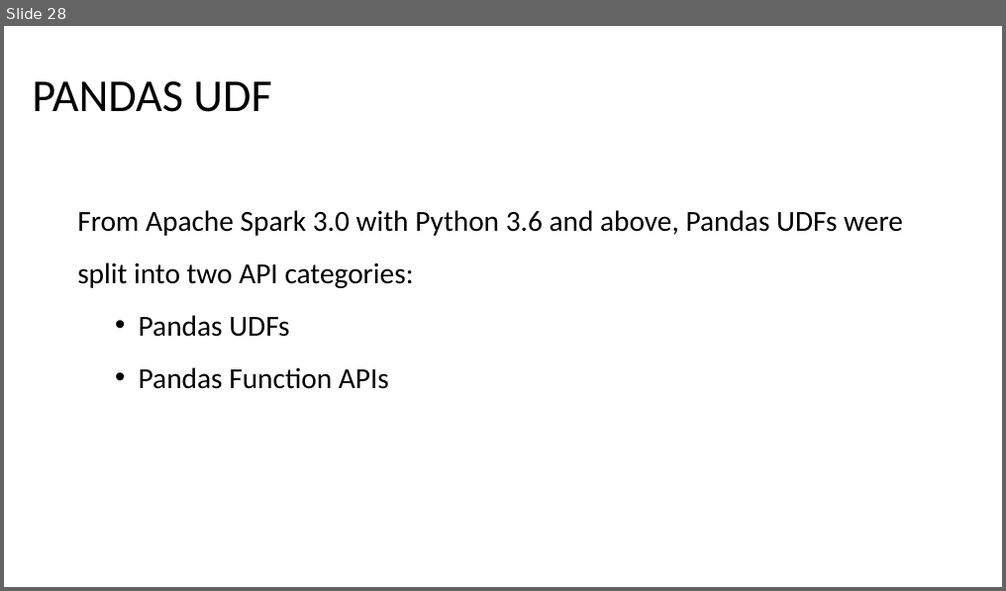
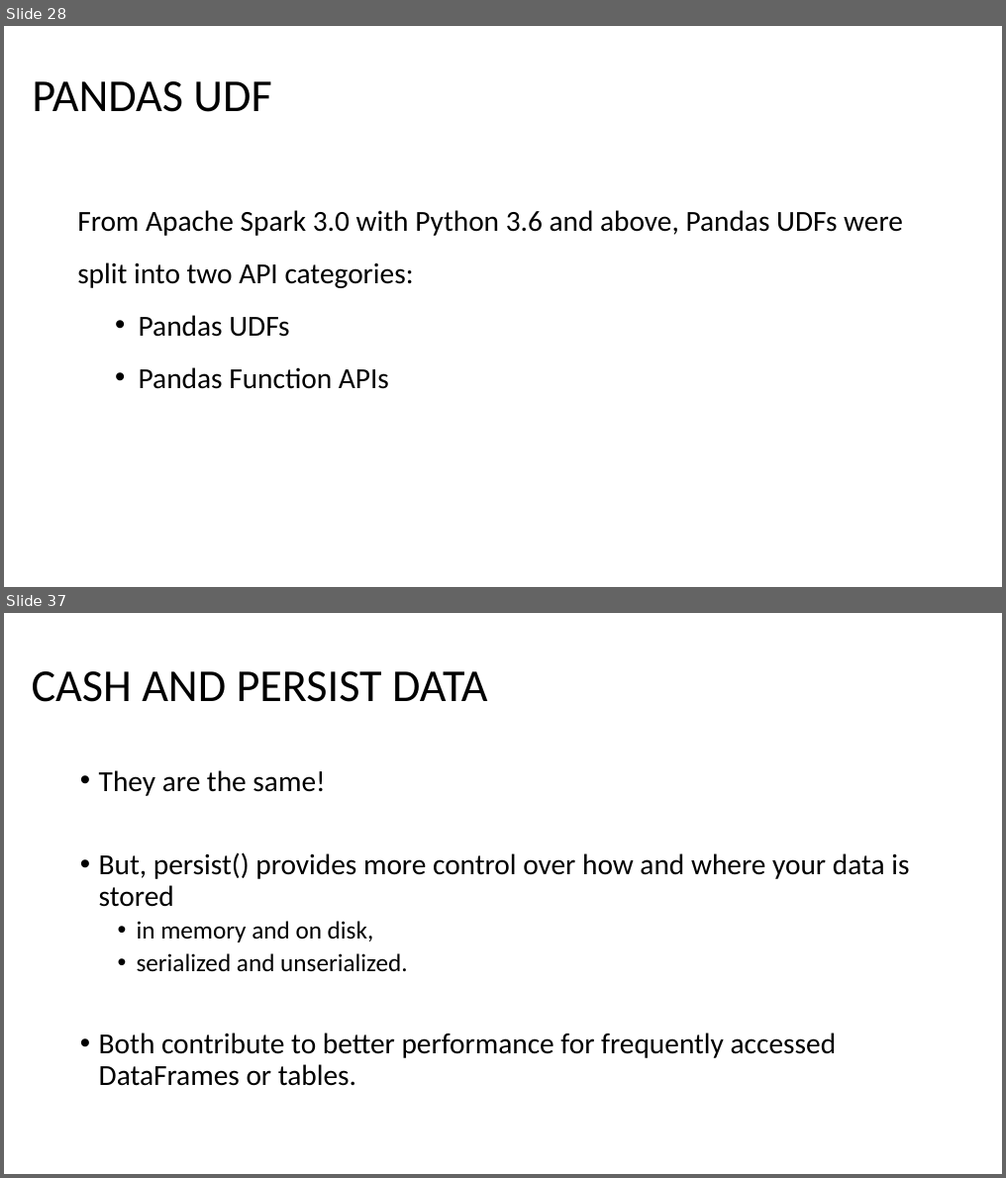
Before and after one commit to atarighati/Learning-Spark-Second_Edition, a slide deck: Learning Spark Notes.pptx. Shown one above the other, each under a label of ours: slide 28 before the commit, slides 28 and 37 after it; the slides between them are not shown. The pictures are 1006x591 and 1006x1178 pixels, drawn with LibreOffice and Linux fonts; fonts in the diff are those of the drawing. Boxes give left, top, right and bottom in pixels: in the first picture for what was removed or moved away, otherwise in the second. Text is boxed around its words. In the diff, an @@ line names an element or a change of style, - is before the commit and + after.

```diff
--- a/Learning Spark Notes.pptx
+++ b/Learning Spark Notes.pptx
@@ slide 37 added at box(4, 613, 1002, 1174), background #FFFFFF @@
@@ title added at box(32, 671, 487, 702), 44 pt, text #000000 @@
+CASH AND PERSIST DATA
@@ text added at box(99, 770, 909, 1086), 28 pt, text #000000 @@
+• They are the same!
+• But, persist() provides more control over how and where your data is stored
+  • in memory and on disk,
+  • serialized and unserialized.
+• Both contribute to better performance for frequently accessed DataFrames or tables.
```
Also in this commit, not shown: 11 other slides added.
